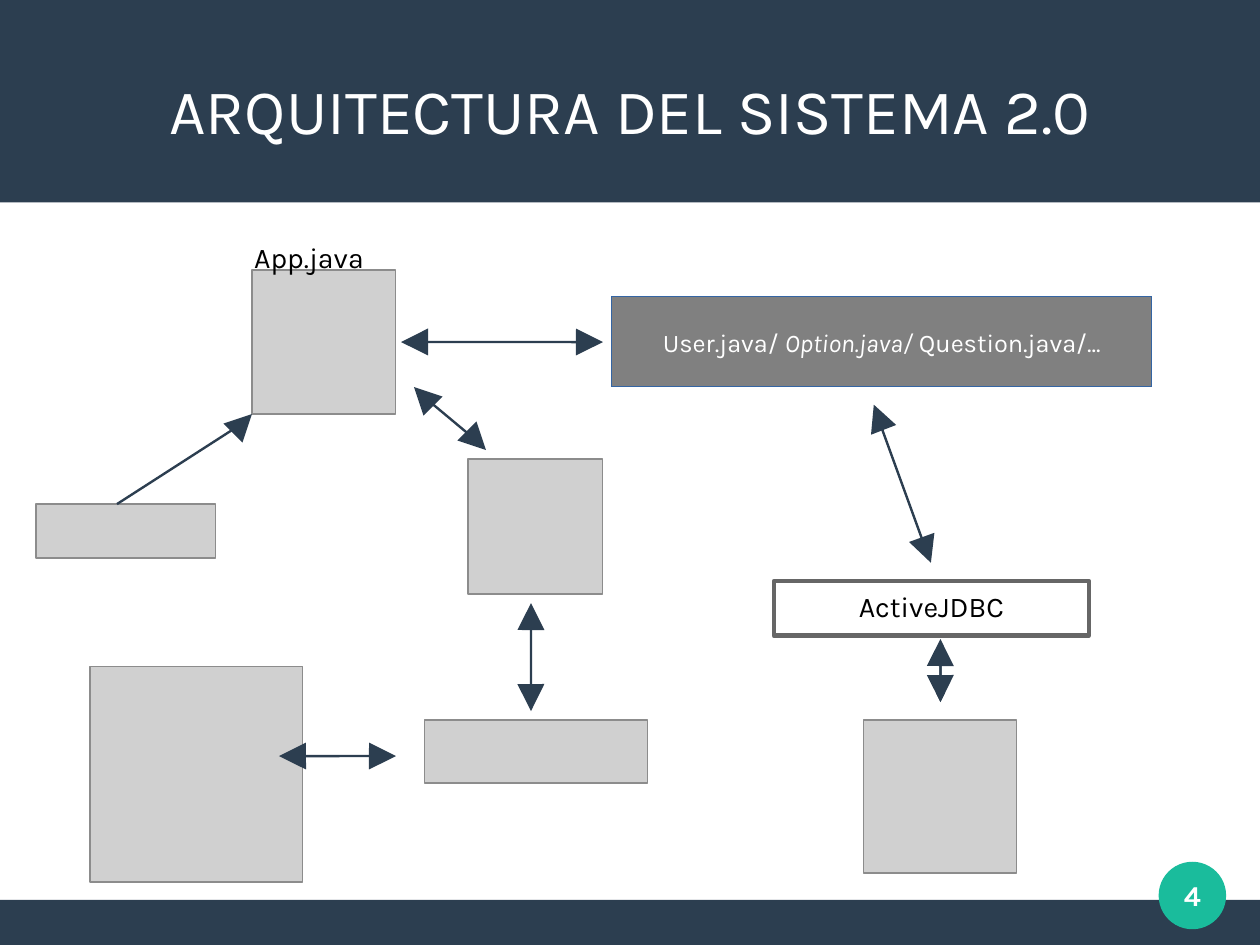
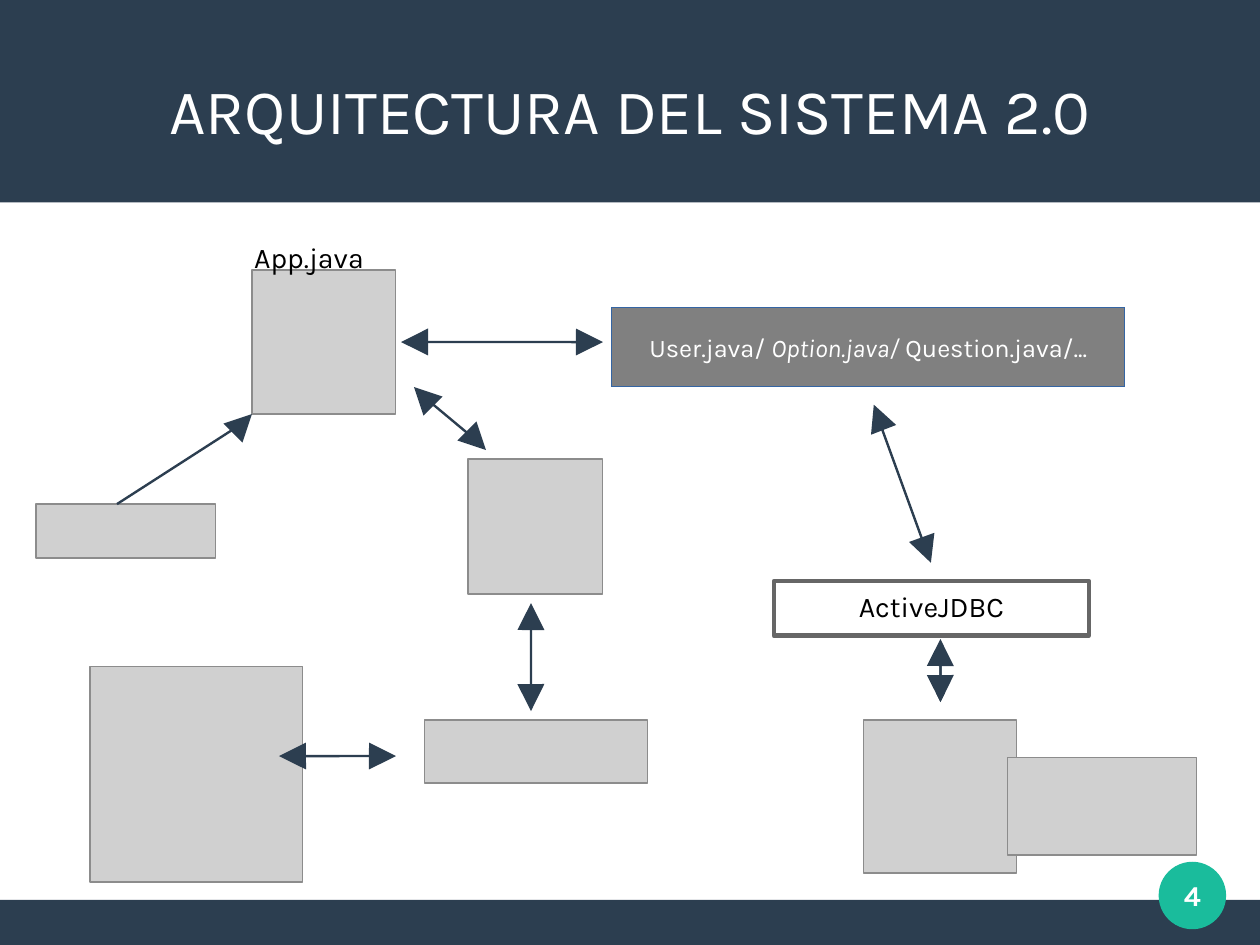
Before and after one commit to alejandrobarrios/proyecto_analisis, a slide deck: slide 4 of docs/PresentacionTriviaVet2.odp. Drawn at 1260x945 pixels with LibreOffice and Linux fonts; fonts in the diff are those of the drawing; grey boxes stand for pictures. Boxes give left, top, right and bottom in pixels: in the first picture for what was removed or moved away, otherwise in the second. Text is boxed around its words. In the diff, an @@ line names an element or a change of style, - is before the commit and + after.

```diff
--- a/docs/PresentacionTriviaVet2.odp
+++ b/docs/PresentacionTriviaVet2.odp
@@ rectangle "User.java/ Option.java/ Question.java/...": place and size @@
-rectangle "User.java/ Option.java/ Question.java/..." at bbox=[612, 297, 1151, 388]
+rectangle "User.java/ Option.java/ Question.java/..." at bbox=[612, 308, 1125, 386]
@@ picture added at bbox=[1008, 757, 1197, 855] @@
```
Also in this commit, not shown: 1 other file.
